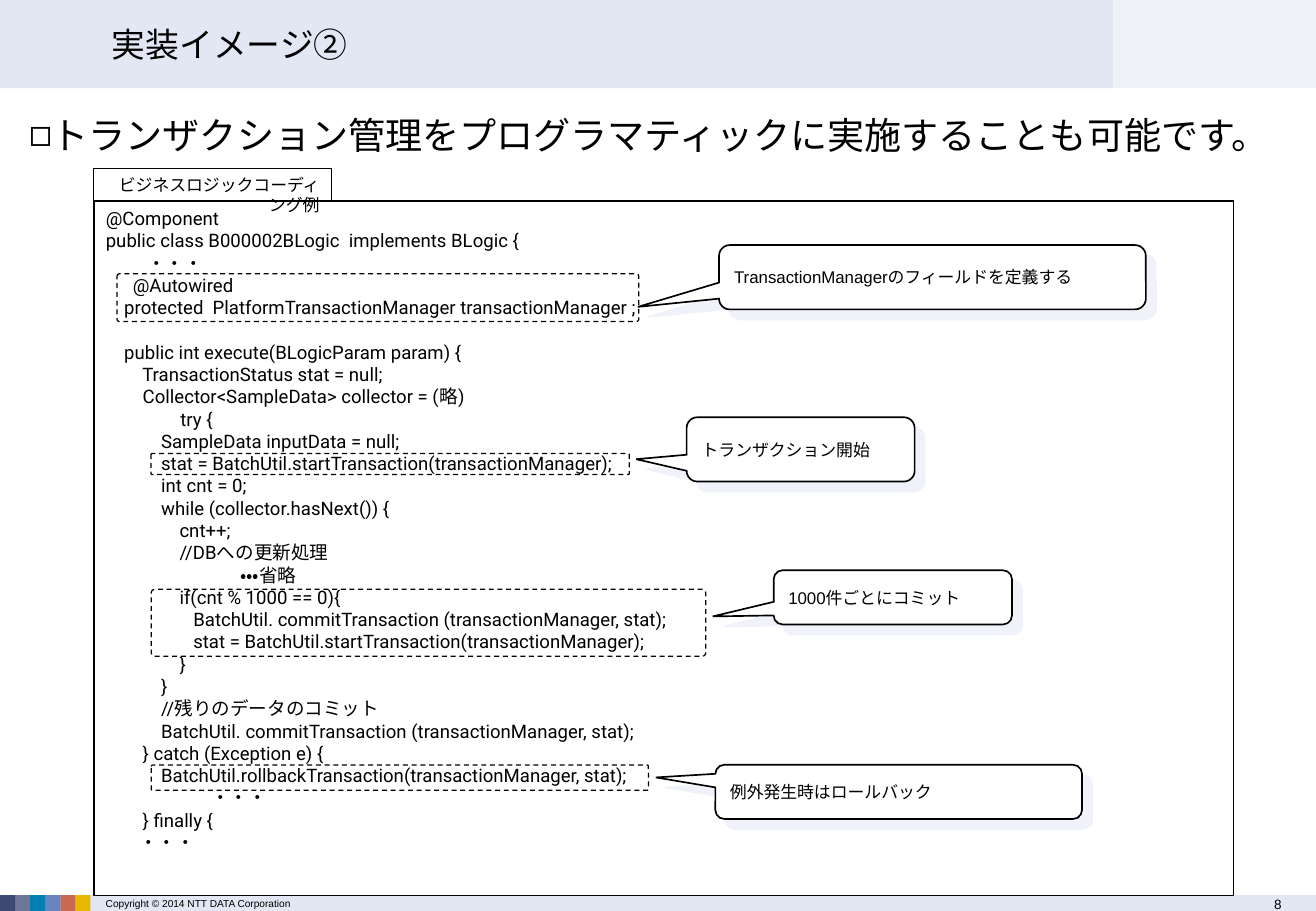
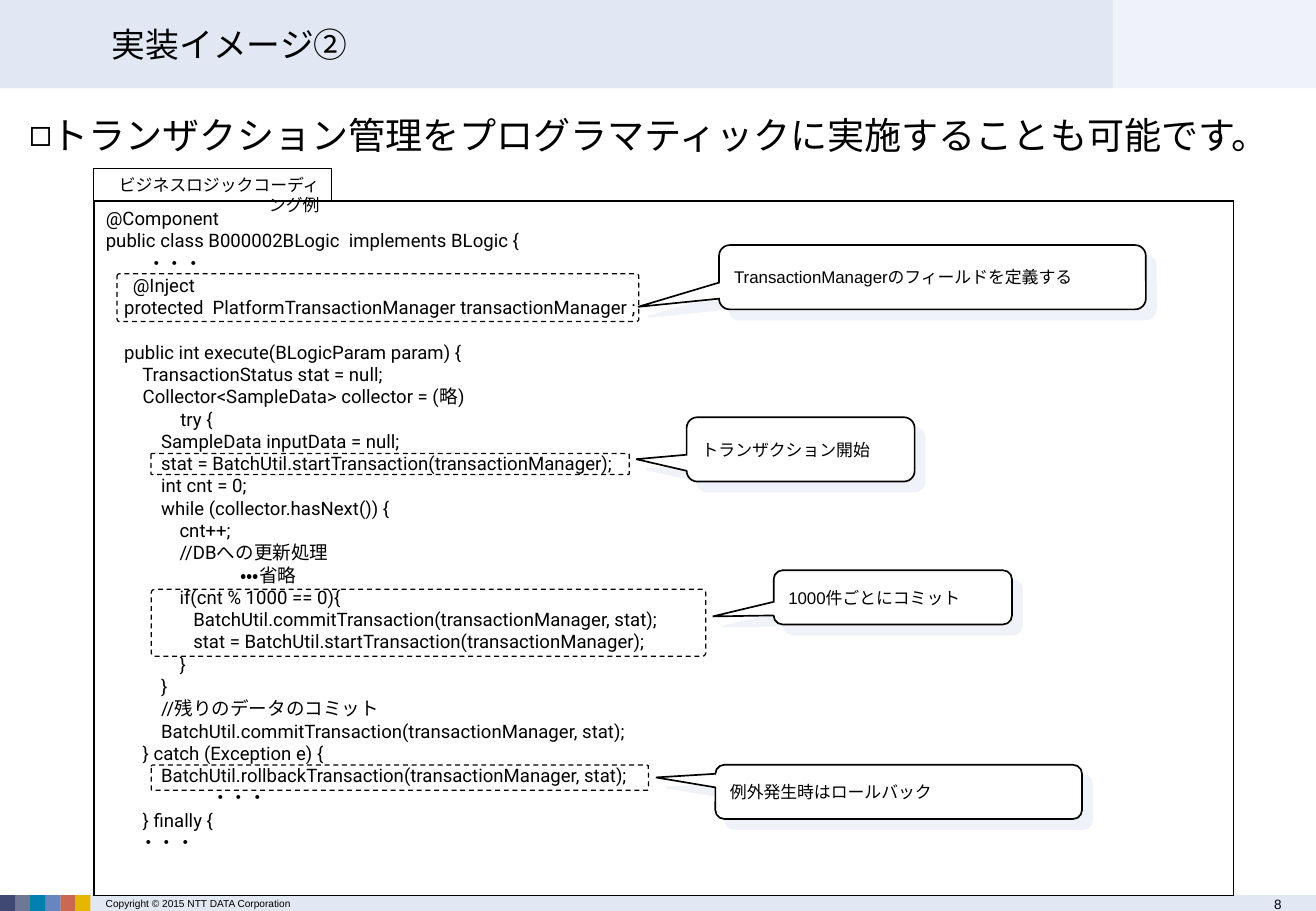
Before and after one commit to terasoluna-batch/terasoluna-doc, a slide deck: slide 8 of architecture/TERASOLUNA Batch Framework for Java Version 3.x 説明資料.pptx. Drawn at 1316x911 pixels with LibreOffice and Linux fonts; fonts in the diff are those of the drawing; background and template pictures are left out. Boxes give left, top, right and bottom in pixels: in the first picture for what was removed or moved away, otherwise in the second. Text is boxed around its words. In the diff, an @@ line names an element or a change of style, - is before the commit and + after.

```diff
--- a/architecture/TERASOLUNA Batch Framework for Java Version 3.x 説明資料.pptx
+++ b/architecture/TERASOLUNA Batch Framework for Java Version 3.x 説明資料.pptx
@@ text in rectangle at (x1=133, y1=278, x2=195, y2=296): text changed @@
-@Autowired
+@Inject
@@ text in rectangle at (x1=193, y1=611, x2=656, y2=630): spaces changed @@
-BatchUtil. commitTransaction (transactionManager, stat);
+BatchUtil.commitTransaction(transactionManager, stat);
@@ text in rectangle at (x1=161, y1=723, x2=624, y2=742): spaces changed @@
-BatchUtil. commitTransaction (transactionManager, stat);
+BatchUtil.commitTransaction(transactionManager, stat);
@@ text at (x1=106, y1=900, x2=291, y2=909): text changed @@
-Copyright © 2014 NTT DATA Corporation
+Copyright © 2015 NTT DATA Corporation
```
Also in this commit, not shown: 14 other slides changed, 1 slide added, 1 slide removed, 1 other file.
